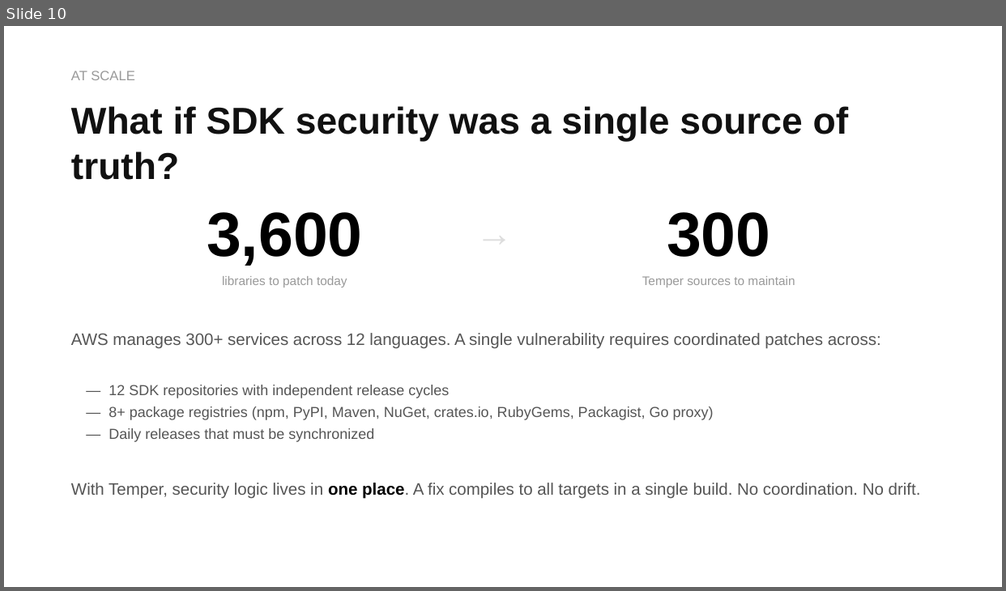
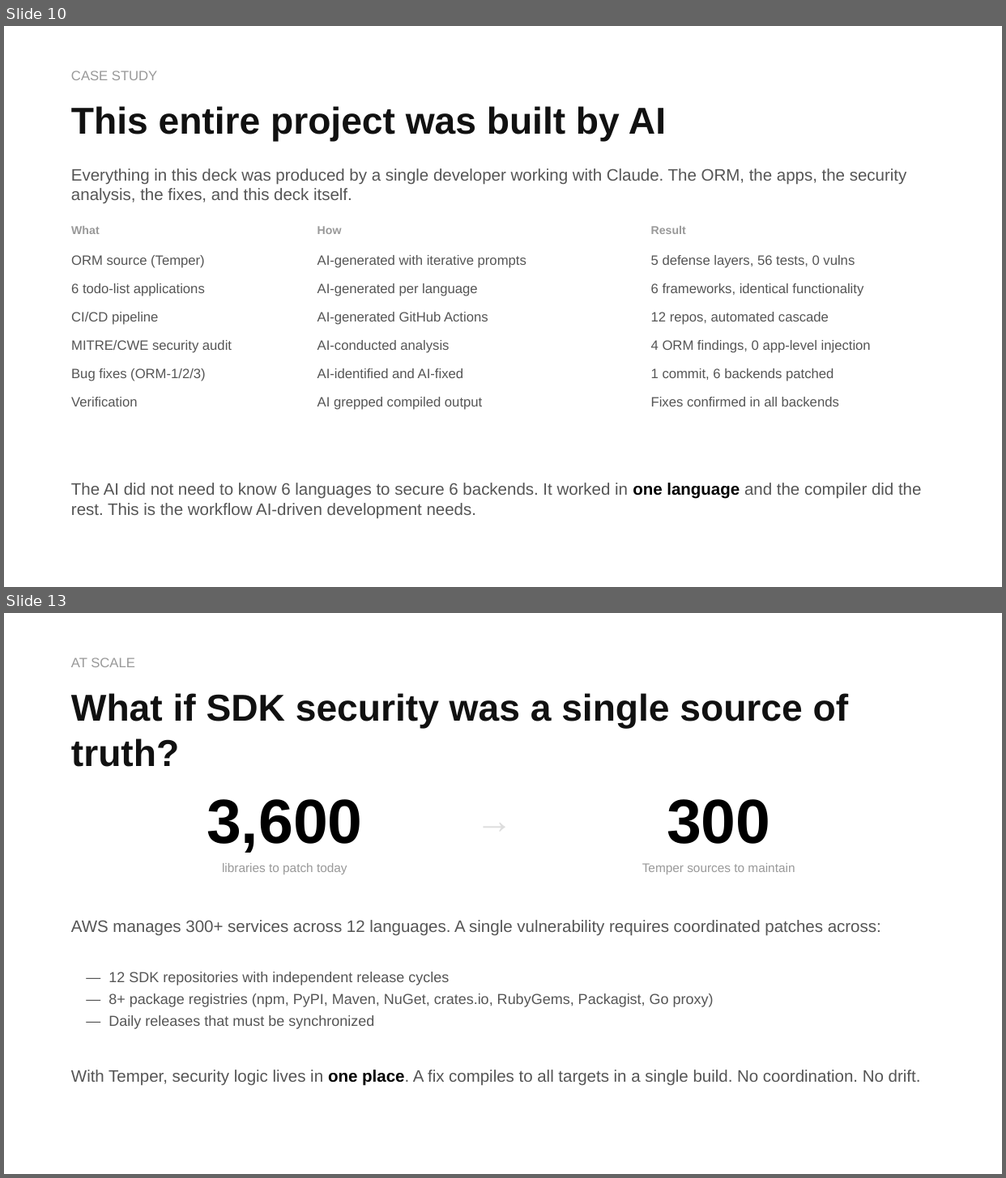
Before and after one commit to notactuallytreyanastasio/generic_orm, a slide deck: deck.pptx. Shown one above the other, each under a label of ours: slide 10 before the commit, slides 10 and 13 after it; the slides between them are not shown. The pictures are 1006x591 and 1006x1178 pixels, drawn with LibreOffice and Linux fonts; fonts in the diff are those of the drawing. Boxes give left, top, right and bottom in pixels: in the first picture for what was removed or moved away, otherwise in the second. Text is boxed around its words. In the diff, an @@ line names an element or a change of style, - is before the commit and + after.

```diff
--- a/deck.pptx
+++ b/deck.pptx
@@ slide 10 added at [4, 26, 1002, 587], background #FFFFFF @@
@@ text added at [71, 71, 157, 80], 13 pt, text #999999 @@
+CASE STUDY
@@ text added at [71, 106, 666, 142], 36 pt, text #111111, bold @@
+This entire project was built by AI
@@ text added at [71, 169, 907, 203], 16 pt, text #555555 @@
+Everything in this deck was produced by a single developer working with Claude. The ORM, the apps, the security analysis, the fixes, and this deck itself.
@@ table added at [64, 220, 943, 420], 7 rows, 3 columns @@
+What | How | Result
+ORM source (Temper) | AI-generated with iterative prompts | 5 defense layers, 56 tests, 0 vulns
+6 todo-list applications | AI-generated per language | 6 frameworks, identical functionality
+CI/CD pipeline | AI-generated GitHub Actions | 12 repos, automated cascade
+MITRE/CWE security audit | AI-conducted analysis | 4 ORM findings, 0 app-level injection
+Bug fixes (ORM-1/2/3) | AI-identified and AI-fixed | 1 commit, 6 backends patched
+Verification | AI grepped compiled output | Fixes confirmed in all backends
@@ text added at [71, 483, 921, 518], 16 pt, text #555555 @@
+The AI did not need to know 6 languages to secure 6 backends. It worked in one language and the compiler did the rest. This is the workflow AI-driven development needs.
@@ what was slide 10 is now slide 13 @@
```
Also in this commit, not shown: 2 other slides added, 2 other files.
